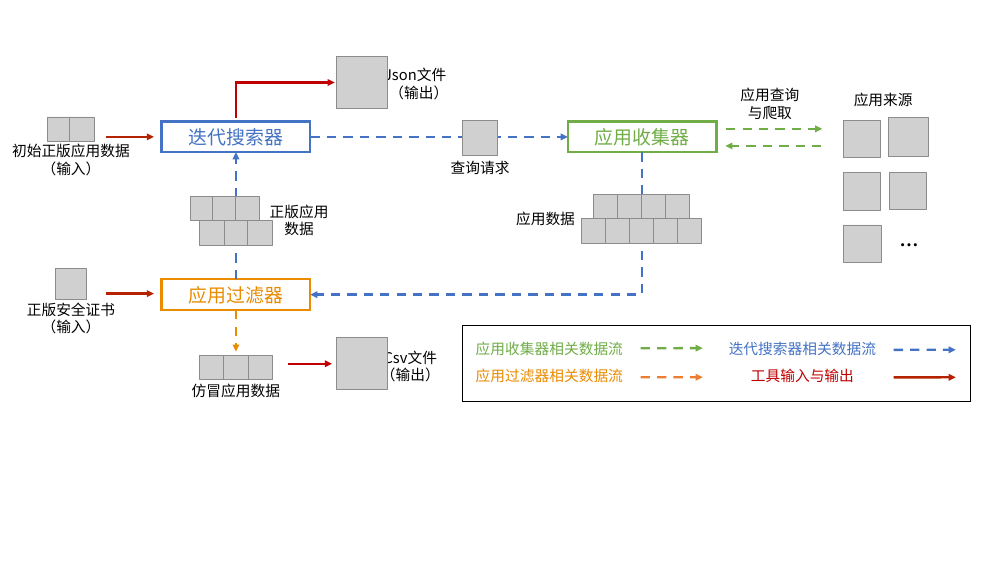
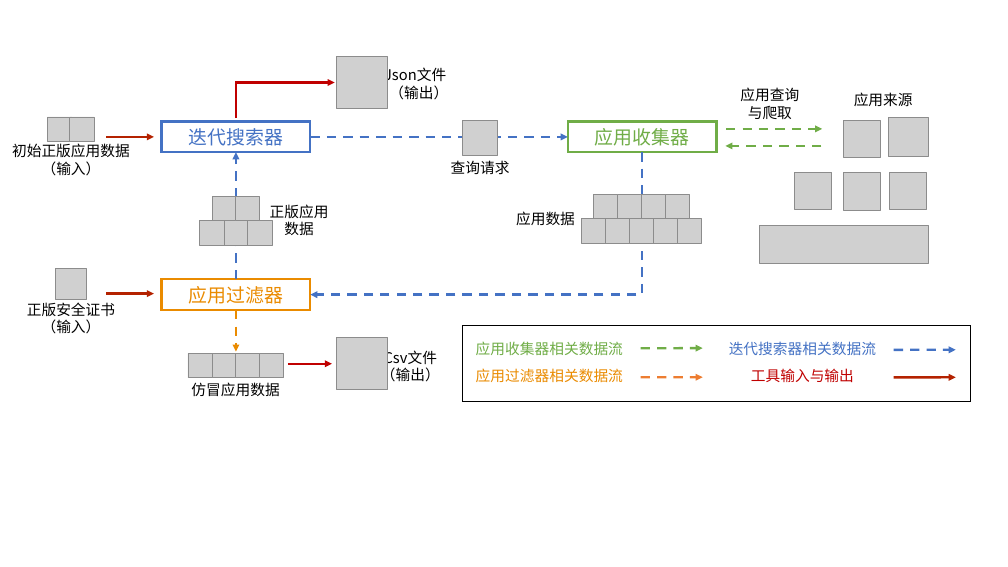
Before and after one commit to miniminiwhite/master-thesis, a slide deck: slide 4 of edwin_2019/Figures/edwin-overview.pptx. Drawn at 1008x567 pixels with LibreOffice and Linux fonts; fonts in the diff are those of the drawing; grey boxes stand for pictures. Boxes give left, top, right and bottom in pixels: in the first picture for what was removed or moved away, otherwise in the second. Text is boxed around its words. In the diff, an @@ line names an element or a change of style, - is before the commit and + after.

```diff
--- a/edwin_2019/Figures/edwin-overview.pptx
+++ b/edwin_2019/Figures/edwin-overview.pptx
@@ picture: place and size @@
-picture at box(844, 225, 881, 262)
+picture at box(795, 172, 832, 209)
@@ picture removed at box(191, 197, 215, 221) @@
@@ picture added at box(760, 226, 929, 263) @@
@@ text removed at box(890, 224, 929, 276) @@
-…
@@ picture added at box(188, 354, 212, 378) @@
@@ 3 pictures: place and size @@
-3 pictures at box(200, 355, 272, 380)
+3 pictures at box(212, 354, 284, 378)
@@ rectangle "仿冒应用数据": place and size @@
-rectangle "仿冒应用数据" at box(192, 383, 280, 397)
+rectangle "仿冒应用数据" at box(185, 380, 288, 400)
```
Also in this commit, not shown: 1 other slide changed, 13 other files.
